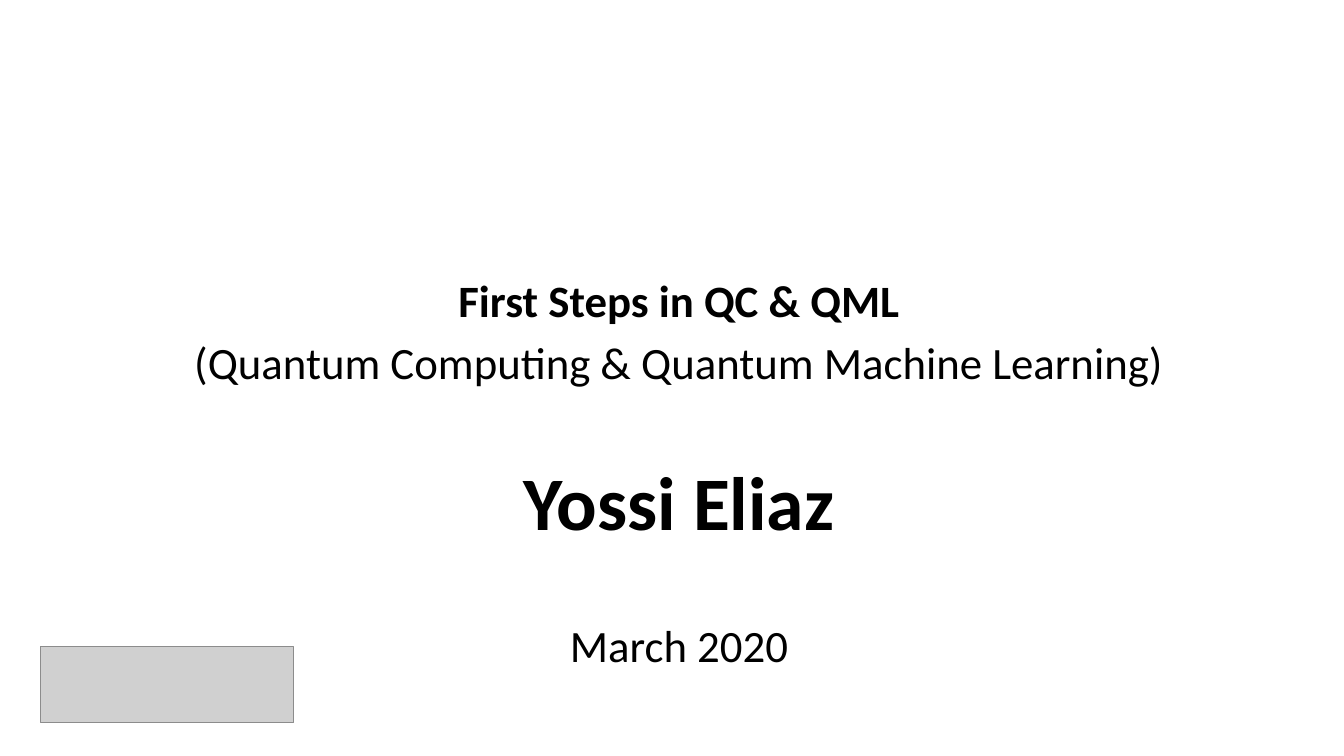
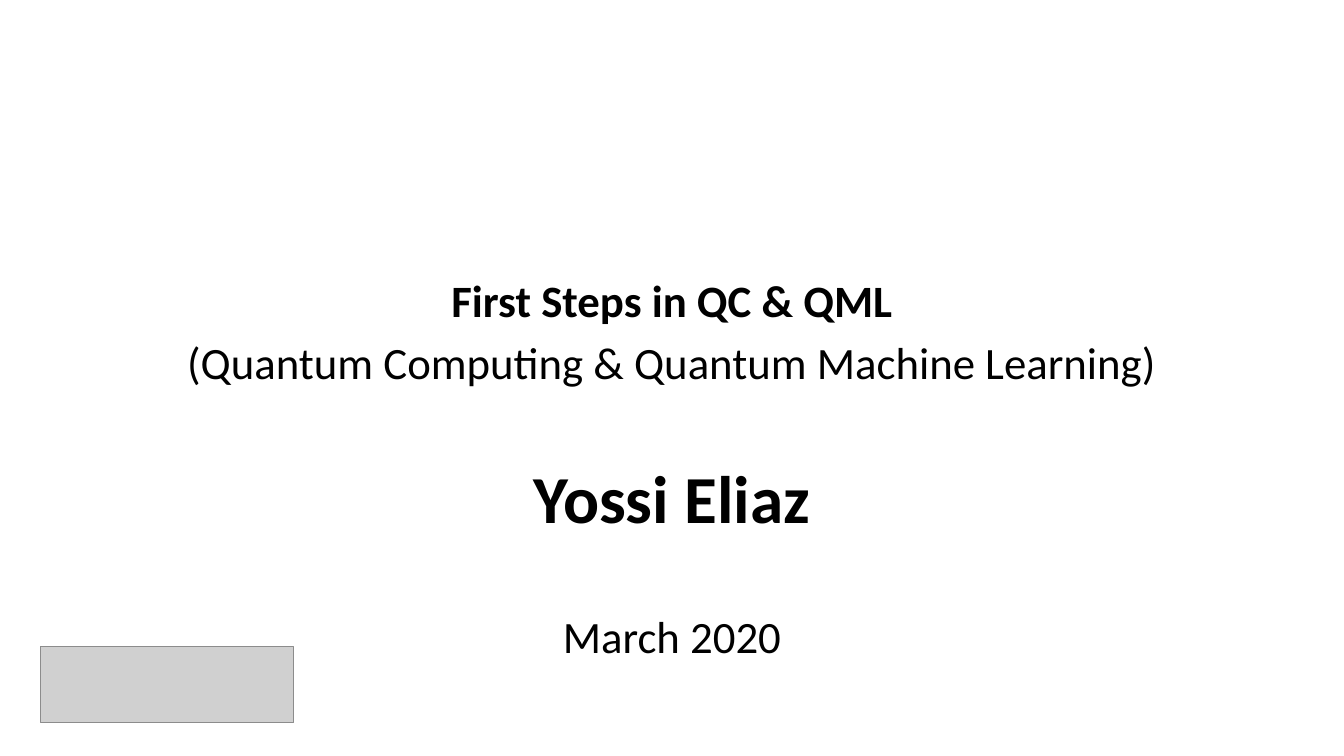
Before and after one commit to zozo123/QC-IL, a slide deck: slide 1 of slides/lecture temple.pptx. Drawn at 1344x756 pixels with LibreOffice and Linux fonts; fonts in the diff are those of the drawing; grey boxes stand for pictures; background and template pictures are left out. Boxes give left, top, right and bottom in pixels: in the first picture for what was removed or moved away, otherwise in the second. Text is boxed around its words. In the diff, an @@ line names an element or a change of style, - is before the commit and + after.

```diff
--- a/slides/lecture temple.pptx
+++ b/slides/lecture temple.pptx
@@ subtitle "First Steps in QC & ...": place and size @@
-subtitle "First Steps in QC & ..." at box(194, 285, 1162, 663)
+subtitle "First Steps in QC & ..." at box(187, 285, 1155, 654)
@@ subtitle at box(534, 476, 809, 524): size 54 to 48 pt in "Yossi Eliaz" @@
```
Also in this commit, not shown: 1 other slide changed, 13 slides added, 2 slides removed.
